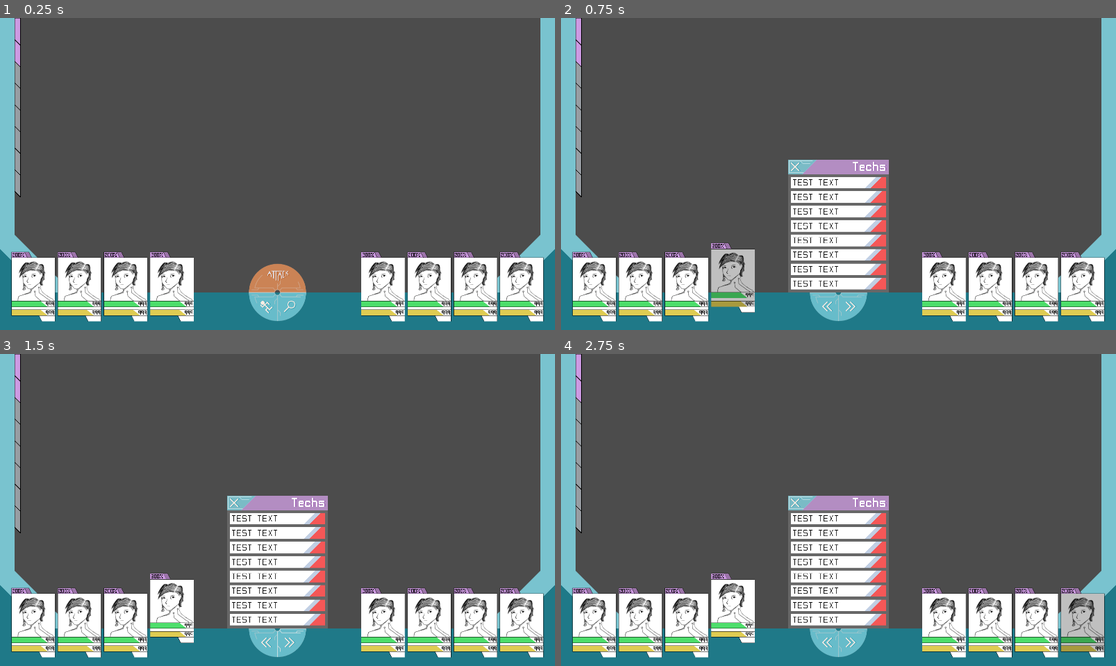
Above: before the commit, frames 1-4 (two rows, left to right).
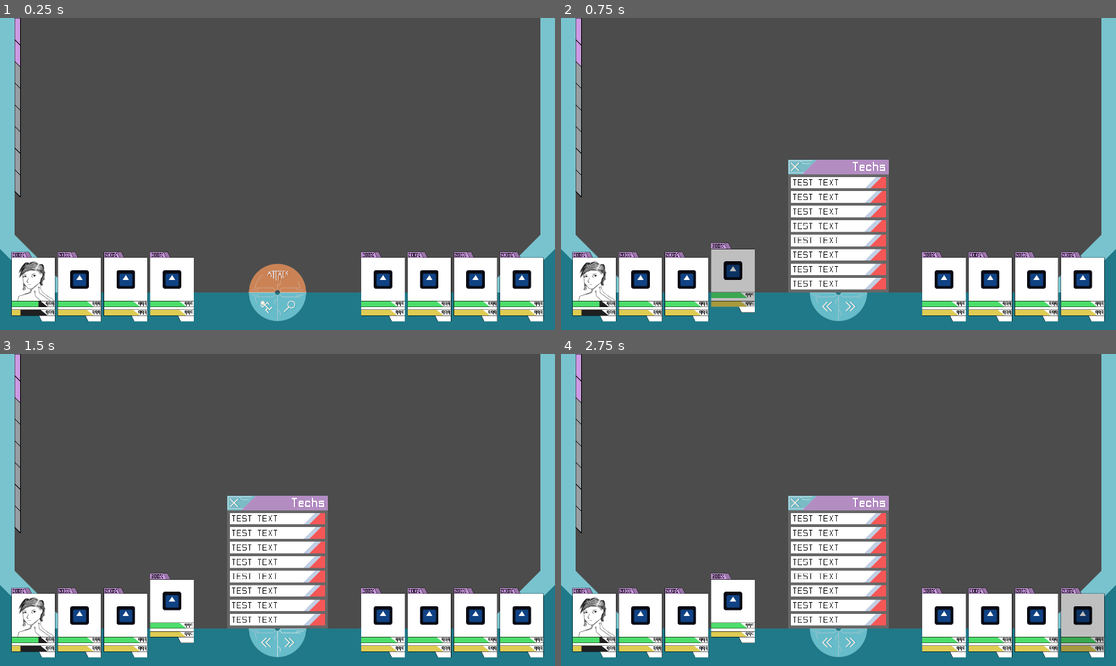
Above: after the commit, the same moments.

Repository: Team-Aurum/Project-C
Game: Godot game, scene res://Scenes/UITester.tscn
Same seed, same stepped clock (60 frames per second), same inputs: the game is played once before the commit and once after it. The engine's default icon, where the game draws it, is replaced by a stand-in: a white triangle on a blue panel in a dark square. Sound files missing from this copy of the repository are replaced by a short silence.
Inputs (mouse positions are in pixels of both pictures, inside the frame that each line leads up to):
- Up to frame 1 (0.25 s): no input
- Up to frame 2 (0.75 s): click (733, 286) at 0.5 s
- Up to frame 3 (1.5 s): click (294, 644) at 1.25 s
- Up to frame 4 (2.75 s): click (1082, 622) at 2.02 s

The runs differ from the first frame. In frame 1, 2.7% of the frame differs, in the area x 3-98%, y 77-96%; in frame 2, 2.7%; in frame 3, 2.7%; in frame 4, 2.7%.

Commit message:
Added basic programmatic functionality
Card details can now be set programmatically. Rest is on the way.

Diff:
--- a/Project C/Scenes/Elements/TechsMenu.tscn
+++ b/Project C/Scenes/Elements/TechsMenu.tscn
@@ -12,9 +12,10 @@
 [ext_resource path="res://Sprites/UIElements/projCRightArrowOnClick.png" type="Texture" id=10]
 [ext_resource path="res://Sprites/UIElements/projCRightArrowHover.png" type="Texture" id=11]
 [ext_resource path="res://Scenes/Elements/TechMenuOption.tscn" type="PackedScene" id=12]
-
+[ext_resource path="res://Scripts/Battle/TechMenuLoad.gd" type="Script" id=13]
 
 [node name="Node2D" type="Node2D"]
+script = ExtResource( 13 )
 
 [node name="Background" type="Polygon2D" parent="."]
 color = Color( 0.603922, 0.603922, 0.603922, 0.352941 )
--- a/Project C/Scenes/Elements/charCard.tscn
+++ b/Project C/Scenes/Elements/charCard.tscn
@@ -1,6 +1,6 @@
 [gd_scene load_steps=8 format=2]
 
-[ext_resource path="res://Sprites/testPortraitSmall.png" type="Texture" id=1]
+[ext_resource path="res://Sprites/icon.png" type="Texture" id=1]
 [ext_resource path="res://Scenes/Elements/HPEPBar.tscn" type="PackedScene" id=2]
 [ext_resource path="res://Theme.tres" type="Theme" id=3]
 [ext_resource path="res://Sprites/UIElements/CardOverlay.png" type="Texture" id=4]
--- a/Project C/Scenes/UITester.tscn
+++ b/Project C/Scenes/UITester.tscn
@@ -2,8 +2,8 @@
 
 [ext_resource path="res://Audio/NjordNightFirst.wav" type="AudioStream" id=1]
 [ext_resource path="res://Audio/NjordNightLoop.wav" type="AudioStream" id=2]
-[ext_resource path="res://Scripts/Audio1.gd" type="Script" id=3]
-[ext_resource path="res://Scripts/TechMenuLoad.gd" type="Script" id=4]
+[ext_resource path="res://Scripts/Battle/Audio1.gd" type="Script" id=3]
+[ext_resource path="res://Scripts/Battle/SceneInitialize.gd" type="Script" id=4]
 [ext_resource path="res://Scenes/Elements/TechsMenu.tscn" type="PackedScene" id=5]
 [ext_resource path="res://Scenes/Elements/APBar.tscn" type="PackedScene" id=6]
 [ext_resource path="res://Scenes/Elements/TestButton.tscn" type="PackedScene" id=7]
@@ -87,12 +87,12 @@
 visible = false
 position = Vector2( 785, 490 )
 
-[connection signal="pressed" from="Player4/AnimationGroup/TextureButton" to="." method="_on_Player4Button_pressed"]
-[connection signal="pressed" from="Player3/AnimationGroup/TextureButton" to="." method="_on_Player3Button_pressed"]
-[connection signal="pressed" from="Player2/AnimationGroup/TextureButton" to="." method="_on_Player2Button_pressed"]
-[connection signal="pressed" from="Player1/AnimationGroup/TextureButton" to="." method="_on_Player1Button_pressed"]
+[connection signal="pressed" from="Player4/AnimationGroup/TextureButton" to="TechMenu" method="_on_Player4Button_pressed"]
+[connection signal="pressed" from="Player3/AnimationGroup/TextureButton" to="TechMenu" method="_on_Player3Button_pressed"]
+[connection signal="pressed" from="Player2/AnimationGroup/TextureButton" to="TechMenu" method="_on_Player2Button_pressed"]
+[connection signal="pressed" from="Player1/AnimationGroup/TextureButton" to="TechMenu" method="_on_Player1Button_pressed"]
 [connection signal="finished" from="Audio1/Audio2" to="Audio1" method="_on_Audio2_finished"]
-[connection signal="pressed" from="TechMenu/Header/TextureButton" to="." method="_on_TechMenuExitButton_pressed"]
+[connection signal="pressed" from="TechMenu/Header/TextureButton" to="TechMenu" method="_on_TechMenuExitButton_pressed"]
 
 [editable path="Player4"]
 [editable path="Player4/AnimationGroup/EPBar"]
--- /dev/null
+++ b/Project C/Scripts/Battle/CharacterData/Frederick.gd
@@ -0,0 +1,21 @@
+extends Character
+
+class_name Frederick
+
+var p = load("res://Sprites/FrederickBeta.png");
+
+func _init(s=Sprite, hp=Polygon2D, ep=Polygon2D).(p, s, hp, ep):
+	currentHP = 75.0;
+	currentEP = 25.0;
+	maxHP = 100.0;
+	maxEP = 100.0;
+	applyCardDetails();
+
+# Called when the node enters the scene tree for the first time.
+func _ready():
+	pass # Replace with function body.
+
+
+# Called every frame. 'delta' is the elapsed time since the previous frame.
+#func _process(delta):
+#	pass
--- /dev/null
+++ b/Project C/Scripts/Battle/Generics/Character.gd
@@ -0,0 +1,45 @@
+extends Node
+
+class_name Character
+
+var portrait:Texture;
+var sprite:Sprite; var HPBar:Polygon2D; var EPBar:Polygon2D;
+var rawMaxHP:Array; var rawMaxEP: Array;
+var maxHP:float; var currentHP:float; var maxEP:float; var currentEP:float;
+var level:int;
+var StatusEffects:Array;
+var rawAttack:Array; var rawMagic:Array; var rawSpeed:Array; var rawDefense:Array; var rawResistance:Array;
+var attack:int; var magic:int; var speed:int; var defense:int; var resistance:int;
+var Resistances:Array;
+var Attacks:Array;
+
+func _init(p=Texture, s=Sprite, hp=Polygon2D, ep=Polygon2D):
+	portrait = p;
+	sprite = s;
+	HPBar = hp;
+	EPBar = ep;
+
+func calcStats():
+	maxHP = rawMaxHP[0] + rawMaxHP[1] * level;
+	maxEP = rawMaxEP[0] + rawMaxEP[1] * level;
+	attack = rawAttack[0] + rawAttack[1] * level;
+	magic = rawMagic[0] + rawMagic[1] * level;
+	speed = rawSpeed[0] + rawSpeed[1] * level;
+	defense = rawDefense[0] + rawDefense[1] * level;
+	resistance = rawResistance[0] + rawResistance[1] * level;
+
+func applyCardDetails():
+	sprite.texture = portrait;
+	var hpFill = 125 * (currentHP/maxHP);
+	HPBar.polygon = [Vector2(0,0), Vector2(hpFill,0), Vector2(hpFill,20), Vector2(0, 20)];
+	var epFill = 125 * (currentEP/maxEP);
+	EPBar.polygon = [Vector2(0,0), Vector2(epFill,0), Vector2(epFill,20), Vector2(0, 20)];
+
+# Called when the node enters the scene tree for the first time.
+func _ready():
+	pass # Replace with function body.
+
+
+# Called every frame. 'delta' is the elapsed time since the previous frame.
+#func _process(delta):
+#	pass
--- /dev/null
+++ b/Project C/Scripts/Battle/SceneInitialize.gd
@@ -0,0 +1,16 @@
+extends Node2D
+
+
+# Declare member variables here. Examples:
+# var a = 2
+# var b = "text"
+
+
+# Called when the node enters the scene tree for the first time.
+func _ready():
+	var testChar = Frederick.new($Player1/AnimationGroup/Portrait, $Player1/AnimationGroup/HPBar/color, $Player1/AnimationGroup/EPBar/color);
+
+
+# Called every frame. 'delta' is the elapsed time since the previous frame.
+#func _process(delta):
+#	pass
--- /dev/null
+++ b/Project C/Scripts/Battle/TechMenuLoad.gd
@@ -0,0 +1,68 @@
+extends Node2D
+
+
+# Colors
+# Fire: f65858
+# Ice: 58b0f6
+# Lightning: e6f658
+# Wind: 58f69d
+# Physical/Special: c2d0e5
+# Healing: 7cbd5e
+# Buffing: db914f
+# Debuffing: 4f79db
+# Burst Tech: ce9be3
+
+
+
+# Called when the node enters the scene tree for the first time.
+func _ready():
+	pass # Replace with function body.
+
+
+# Called every frame. 'delta' is the elapsed time since the previous frame.
+#func _process(delta):
+#	pass
+
+func display_TechMenu():
+	visible = true;
+	$"../ControlPalette".visible = false;
+
+func _on_Player1Button_pressed():
+	$"../Player1/AnimationPlayer".play("ShiftUp");
+	$"../Player2/AnimationPlayer".play("ShiftDown");
+	$"../Player3/AnimationPlayer".play("ShiftDown");
+	$"../Player4/AnimationPlayer".play("ShiftDown");
+	display_TechMenu();
+
+
+func _on_Player2Button_pressed():
+	$"../Player1/AnimationPlayer".play("ShiftDown");
+	$"../Player2/AnimationPlayer".play("ShiftUp");
+	$"../Player3/AnimationPlayer".play("ShiftDown");
+	$"../Player4/AnimationPlayer".play("ShiftDown");
+	display_TechMenu();
+
+
+func _on_Player3Button_pressed():
+	$"../Player1/AnimationPlayer".play("ShiftDown");
+	$"../Player2/AnimationPlayer".play("ShiftDown");
+	$"../Player3/AnimationPlayer".play("ShiftUp");
+	$"../Player4/AnimationPlayer".play("ShiftDown");
+	display_TechMenu();
+
+
+func _on_Player4Button_pressed():
+	$"../Player1/AnimationPlayer".play("ShiftDown");
+	$"../Player2/AnimationPlayer".play("ShiftDown");
+	$"../Player3/AnimationPlayer".play("ShiftDown");
+	$"../Player4/AnimationPlayer".play("ShiftUp");
+	display_TechMenu();
+
+
+func _on_TechMenuExitButton_pressed():
+	visible = false;
+	$"../ControlPalette".visible = true;
+	$"../Player1/AnimationPlayer".play("ShiftDown");
+	$"../Player2/AnimationPlayer".play("ShiftDown");
+	$"../Player3/AnimationPlayer".play("ShiftDown");
+	$"../Player4/AnimationPlayer".play("ShiftDown");
--- a/Project C/Scripts/TechMenuLoad.gd
+++ /dev/null
@@ -1,68 +0,0 @@
-extends Node2D
-
-
-# Colors
-# Fire: f65858
-# Ice: 58b0f6
-# Lightning: e6f658
-# Wind: 58f69d
-# Physical/Special: c2d0e5
-# Healing: 7cbd5e
-# Buffing: db914f
-# Debuffing: 4f79db
-# Burst Tech: ce9be3
-
-
-
-# Called when the node enters the scene tree for the first time.
-func _ready():
-	pass # Replace with function body.
-
-
-# Called every frame. 'delta' is the elapsed time since the previous frame.
-#func _process(delta):
-#	pass
-
-func display_TechMenu():
-	$TechMenu.visible = true;
-	$ControlPalette.visible = false;
-
-func _on_Player1Button_pressed():
-	$Player1/AnimationPlayer.play("ShiftUp");
-	$Player2/AnimationPlayer.play("ShiftDown");
-	$Player3/AnimationPlayer.play("ShiftDown");
-	$Player4/AnimationPlayer.play("ShiftDown");
-	display_TechMenu();
-
-
-func _on_Player2Button_pressed():
-	$Player1/AnimationPlayer.play("ShiftDown");
-	$Player2/AnimationPlayer.play("ShiftUp");
-	$Player3/AnimationPlayer.play("ShiftDown");
-	$Player4/AnimationPlayer.play("ShiftDown");
-	display_TechMenu();
-
-
-func _on_Player3Button_pressed():
-	$Player1/AnimationPlayer.play("ShiftDown");
-	$Player2/AnimationPlayer.play("ShiftDown");
-	$Player3/AnimationPlayer.play("ShiftUp");
-	$Player4/AnimationPlayer.play("ShiftDown");
-	display_TechMenu();
-
-
-func _on_Player4Button_pressed():
-	$Player1/AnimationPlayer.play("ShiftDown");
-	$Player2/AnimationPlayer.play("ShiftDown");
-	$Player3/AnimationPlayer.play("ShiftDown");
-	$Player4/AnimationPlayer.play("ShiftUp");
-	display_TechMenu();
-
-
-func _on_TechMenuExitButton_pressed():
-	$TechMenu.visible = false;
-	$ControlPalette.visible = true;
-	$Player1/AnimationPlayer.play("ShiftDown");
-	$Player2/AnimationPlayer.play("ShiftDown");
-	$Player3/AnimationPlayer.play("ShiftDown");
-	$Player4/AnimationPlayer.play("ShiftDown");
--- a/Project C/project.godot
+++ b/Project C/project.godot
@@ -7,6 +7,22 @@
 ;   param=value ; assign values to parameters
 
 config_version=4
+
+_global_script_classes=[ {
+"base": "Node",
+"class": "Character",
+"language": "GDScript",
+"path": "res://Scripts/Battle/Generics/Character.gd"
+}, {
+"base": "Character",
+"class": "Frederick",
+"language": "GDScript",
+"path": "res://Scripts/Battle/CharacterData/Frederick.gd"
+} ]
+_global_script_class_icons={
+"Character": "",
+"Frederick": ""
+}
 
 [application]
 
Not shown: 1 places in Project C/Scenes/Elements/TechsMenu.tscn that only renumber resources
Renamed: Project C/Scripts/Audio1.gd -> Project C/Scripts/Battle/Audio1.gd
Renamed: Project C/Scripts/AudioStreamPlayer.gd -> Project C/Scripts/Battle/AudioStreamPlayer.gd
Renamed: Project C/Sprites/testPortraitSmall.png -> Project C/Sprites/FrederickBeta.png
Not shown, changed: Project C/Sprites/FrederickBeta.png.import
